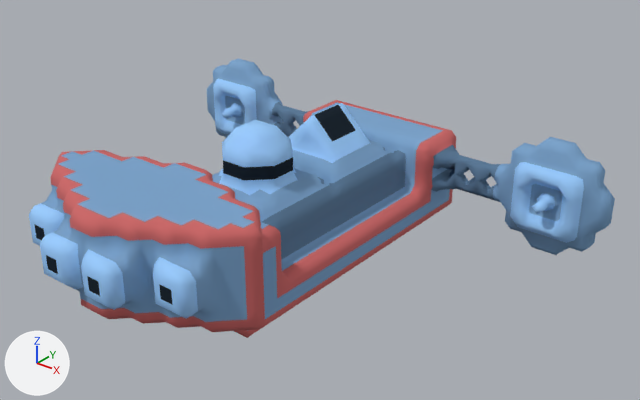
The OBJ model src/jsMain/resources/meshes/usa-1-jefferson-class.obj, before and after one commit.
Both versions are drawn from a 50 mm camera at (40.2, -46.0, 28.9) aimed at (3.4, 0.0, 0.3). Arrows for +X, +Y and +Z are at lower left; the lights stay in place. Where no turn or scale is listed for an object, it has been applied to the vertices.

In view in the first picture: 'usa-1-jefferson-class'.
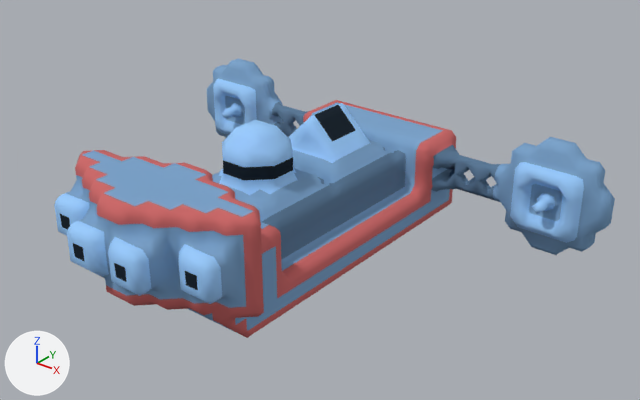
The newer file is also turned or shifted as a whole; pictures and numbers use the older file's frame.

Pixel boxes [x1, y1, x2, y2] of what changed, in the pictures (640 x 400 px; the box of a moved part takes in the faces that stretch with it):
'usa-1-jefferson-class', reshaped
    before: [29, 58, 615, 338]
    after: [54, 58, 615, 338]
part 1 of me_usa_1_jefferson_class, moved or reshaped
    before: [29, 151, 265, 332]
    after: [54, 153, 264, 323]
part 2 of me_usa_1_jefferson_class, surface changed
    before: [68, 159, 229, 314]
    after: [67, 159, 263, 310]

What changed in the scene script:
```text
Change me_usa_1_jefferson_class:
    used by ob_usa_1_jefferson_class; location = (0.0, 0.0, 0.0)
    remove me_usa_1_jefferson_class.from_pydata(...)  # 3920 vertices, 7860 faces; spans x -20.5..20.5, y -19.5..14.5, z -4.8..6.2
    add me_usa_1_jefferson_class.from_pydata(...)  # 3728 vertices, 7476 faces; spans x -20.5..20.5, y -17.5..14.5, z -4.8..6.2
    me_usa_1_jefferson_class part 1: 65 vertices moved from x -9.5..9.0, y -18.0..-12.2, z -1.8..5.2 to x -8.0..8.0, y -17.5..-12.5, z -1.8..5.2; 584 vertices removed from x -9.5..9.5, y -19.5..-11.5, z -2.1..5.2; 392 vertices added at x -8.0..8.0, y -17.5..-11.2, z -2.1..5.2
    me_usa_1_jefferson_class part 2: 59 kept faces spanning x -8.5..8.5, y -17.5..-11.5, z -1.8..5.2 get new texture (UV) coordinates
```
